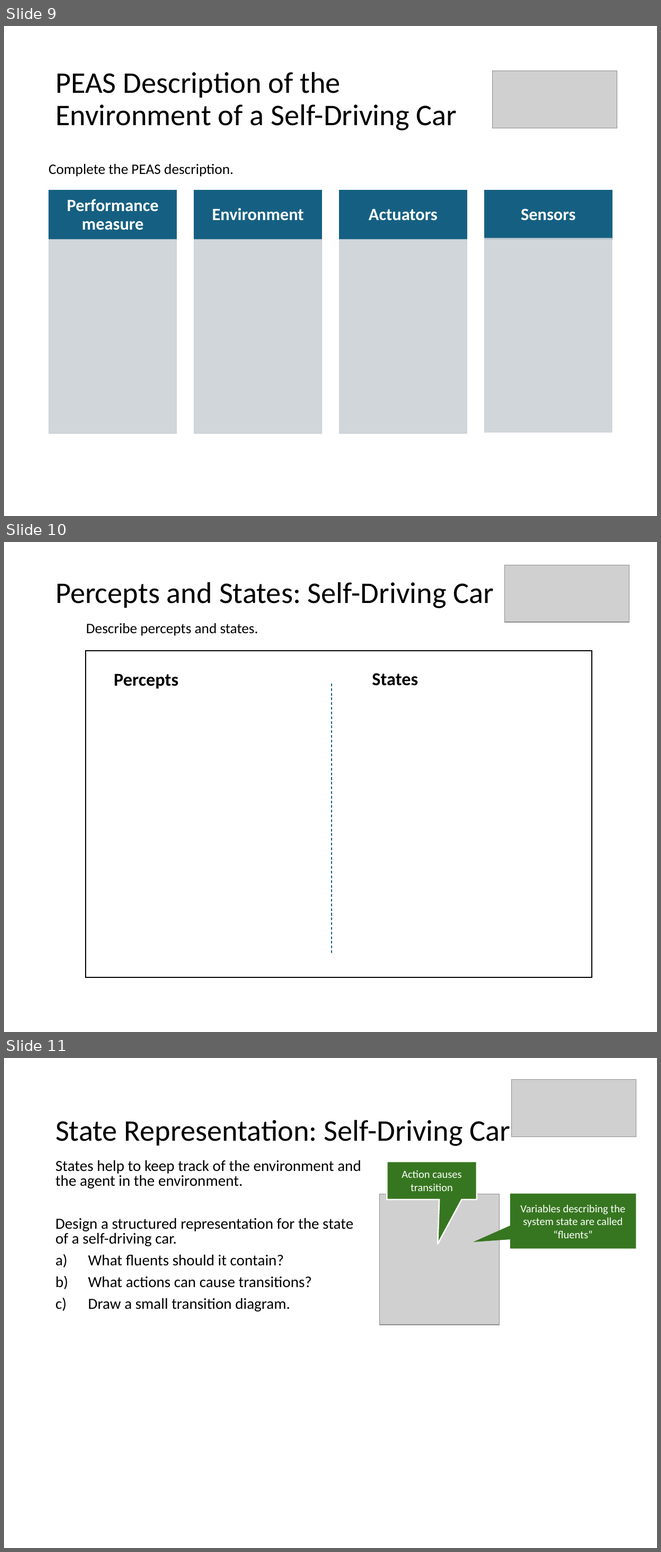
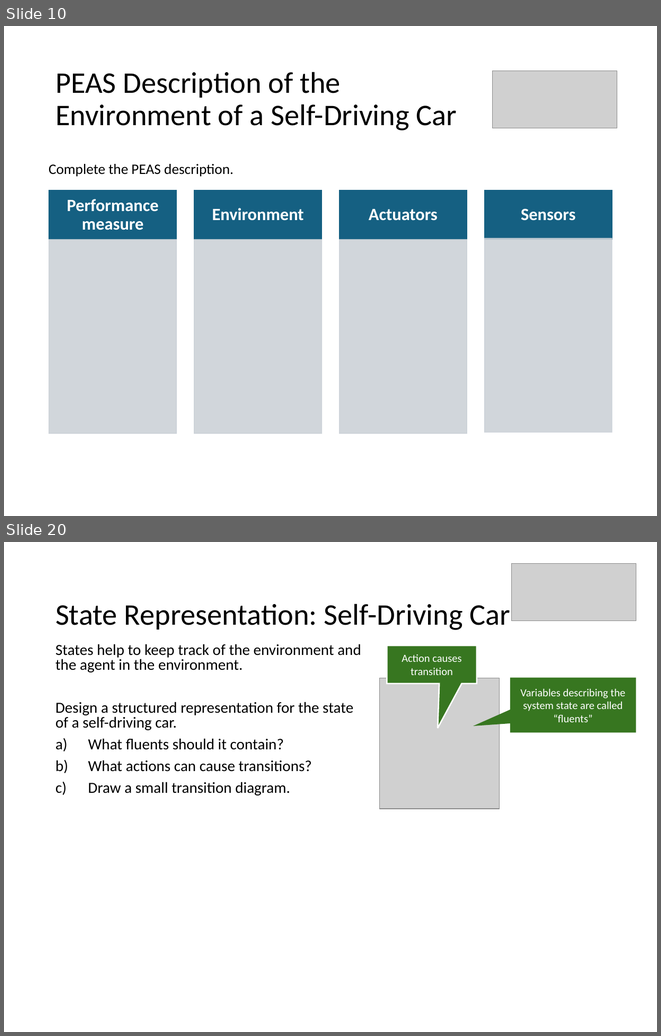
Before and after one commit to mhahsler/CS7320-AI, a slide deck: slides/02_agents_discussion.pptx. Shown one above the other, each under a label of ours: slides 9, 10 and 11 before the commit, slides 10 and 20 after it; the slides between them are not shown. The pictures are 661x1552 and 661x1036 pixels, drawn with LibreOffice and Linux fonts; fonts in the diff are those of the drawing; grey boxes stand for pictures. Boxes give left, top, right and bottom in pixels: in the first picture for what was removed or moved away, otherwise in the second. Text is boxed around its words. In the diff, an @@ line names an element or a change of style, - is before the commit and + after.

```diff
--- a/slides/02_agents_discussion.pptx
+++ b/slides/02_agents_discussion.pptx
@@ slide 10 removed at bbox=[4, 542, 657, 1032], background #FFFFFF @@
@@ picture removed at bbox=[505, 565, 629, 623] @@
@@ title removed at bbox=[55, 582, 494, 608] @@
-Percepts and States: Self-Driving Car
@@ text removed at bbox=[86, 623, 258, 636] @@
-Describe percepts and states.
@@ rectangle removed at bbox=[86, 651, 592, 978] @@
@@ text removed at bbox=[114, 673, 178, 689] @@
-Percepts
@@ line removed from (332, 684) to (332, 955) @@
@@ text removed at bbox=[372, 673, 418, 686] @@
-States
@@ what was slide 9 is now slide 10 @@
@@ what was slide 11 is now slide 20 @@
```
Also in this commit, not shown: 3 slides added.
